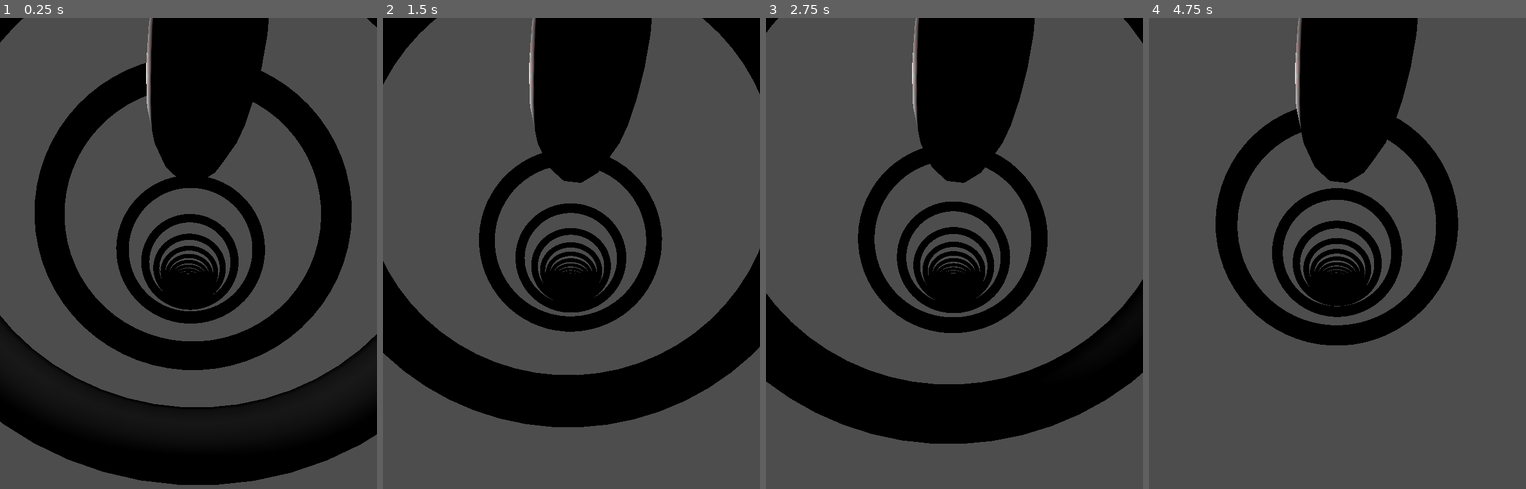
Above: before the commit, frames 1-4 (left to right).
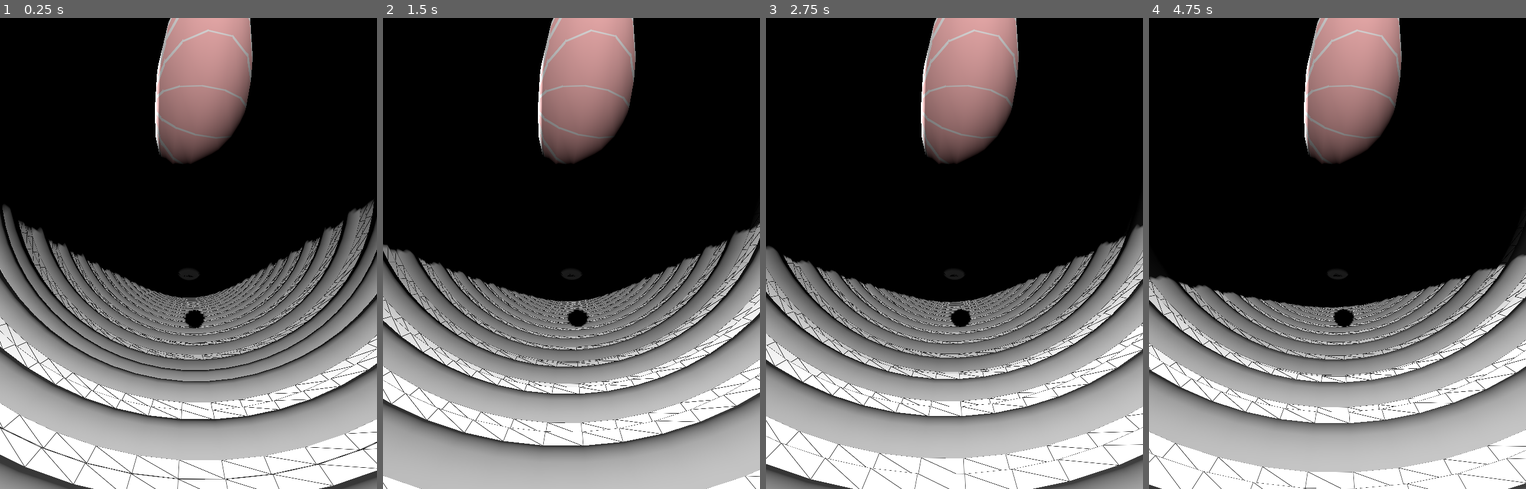
Above: after the commit, the same moments.

Repository: nergnezor/wheel
Game: Godot game, scene res://node_3d.tscn
Same seed, same stepped clock (60 frames per second), same inputs: the game is played once before the commit and once after it.
Inputs:
- Up to frame 1 (0.25 s): no input
- Up to frame 2 (1.5 s): tap Enter (ui_accept) at 0.5, 0.77 s; hold Right (ui_right) 0.53-1.28 s; hold Down (ui_down) from 1.28 s (still down)
- Up to frame 3 (2.75 s): tap Enter (ui_accept) at 1.52 s; release Down (ui_down) at 2.03 s; hold Right (ui_right) from 2.03 s (still down)
- Up to frame 4 (4.75 s): release Right (ui_right) at 2.78 s; hold Up (ui_up) 2.78-3.53 s; tap Enter (ui_accept) at 3.02, 3.77, 4.52 s; hold Left (ui_left) from 3.53 s (still down)

The runs differ from the first frame. In frame 1, 82% of the frame differs, in the area x 0-100%, y 0-100%; in frame 2, 87%; in frame 3, 88%; in frame 4, 86%.

Commit message:
tarus pipe

Diff:
--- a/node_3d.tscn
+++ b/node_3d.tscn
@@ -19,7 +19,7 @@
 flip_faces = true
 top_radius = 5.0
 bottom_radius = 5.0
-height = 1.589
+height = 1.0
 cap_top = false
 cap_bottom = false
 
@@ -54,17 +54,15 @@
 transform = Transform3D(1, 0, 0, 0, 0.999998, 0, 0, 0, 0.999998, 0, -5.71, 0)
 
 [node name="MeshInstance3D" type="MeshInstance3D" parent="pipe"]
-transform = Transform3D(1, 0, 0, 0, 1, 0, 0, 0, 1, 0, 0.457975, 0.534706)
-visible = false
+transform = Transform3D(1, 0, 0, 0, 1, 0, 0, 0, 1, 2.08165e-12, 2.08165e-12, 2.08165e-12)
 mesh = SubResource("CylinderMesh_ee0p3")
 
 [node name="CollisionShape3D2" type="CollisionShape3D" parent="pipe"]
-transform = Transform3D(1, 0, 0, 0, 1, 0, 0, 0, 1, 0, 0.457975, 0.534706)
+transform = Transform3D(1, 0, 0, 0, 1, 0, 0, 0, 1, 2.08165e-12, 2.08165e-12, 2.08165e-12)
 shape = SubResource("ConcavePolygonShape3D_4dcsf")
 
 [node name="CSGTorus3D" type="CSGTorus3D" parent="pipe"]
-transform = Transform3D(1, 0, 0, 0, 1, 0, 0, 0, 1, 0, 0, 0)
-inner_radius = 5.0
+inner_radius = 4.9
 outer_radius = 6.0
 sides = 64
 ring_sides = 12
@@ -106,11 +104,10 @@
 transform = Transform3D(0.99863, -0.0518139, 0.00737421, 0, 0.140901, 0.990024, -0.052336, -0.988667, 0.140708, 0, 2, 2)
 keep_aspect = 0
 current = true
-fov = 76.7
+fov = 90.0
 near = 0.042
 script = ExtResource("2_jiad7")
 
 [node name="light" type="DirectionalLight3D" parent="camera"]
 transform = Transform3D(0.999628, 0.0153669, -0.0225537, -0.00106887, 0.847819, 0.530285, 0.0272703, -0.530063, 0.84752, 0.401512, -1.59011, -14.7818)
-visible = false
 shadow_enabled = true
--- a/pipe.gd
+++ b/pipe.gd
@@ -1,6 +1,6 @@
 extends Node3D
 @onready var pipe = $pipe
-const N_PIPES = 100
+const N_PIPES = 1000
 
 func _ready():
 	var last_end_position = pipe.transform.origin + Vector3(0, -10, 0)
@@ -11,8 +11,9 @@
 
 func duplicate_below(org,i):
 	var another = org.duplicate()
-	another.rotate_x(0.1*i)
-	var y_rotate_offset = 0.2*i
-	var bottom = Vector3(0, -10*i - y_rotate_offset, 0)
+	another.rotate_x(0.01*i)
+	another.transform.origin.z = 0.1*i
+	var y_rotate_offset = 0.01*i
+	var bottom = Vector3(0, -1*i + y_rotate_offset, 0)
 	another.transform.origin = bottom
 	add_child(another)
